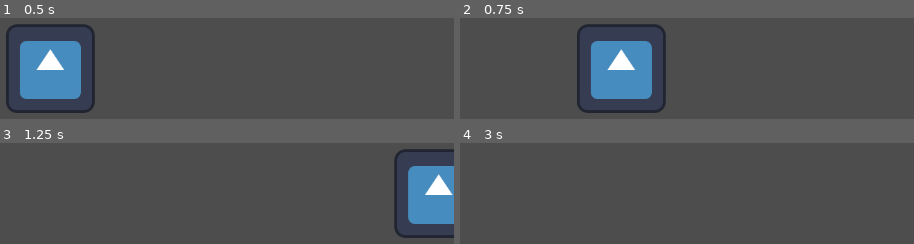
Above: before the commit, frames 1-4 (two rows, left to right).
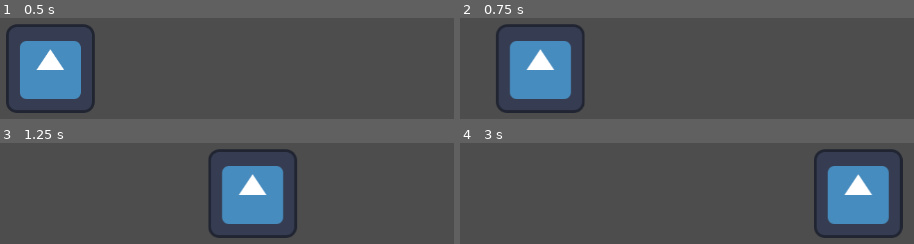
Above: after the commit, the same moments.

Repository: s6industries/project-x
Game: Godot game, scene res://world.tscn
Same seed, same stepped clock (60 frames per second), same inputs: the game is played once before the commit and once after it. The engine's default icon, where the game draws it, is replaced by a stand-in: a white triangle on a blue panel in a dark square.
Inputs:
- Up to frame 1 (0.5 s): no input
- Up to frame 2 (0.75 s): tap Enter (ui_accept) at 0.5, 0.6 s; hold Right (ui_right) from 0.53 s (still down)
- Up to frame 3 (1.25 s): keep holding Right (ui_right); tap Enter (ui_accept) at 0.77, 1.07 s
- Up to frame 4 (3 s): tap Enter (ui_accept) at 1.35, 1.52, 1.82, 2.1, 2.85 s; release Right (ui_right) at 2.03 s; hold Left (ui_left) 2.03-2.78 s; hold Right (ui_right) from 2.78 s (still down)

Frame 1 is identical in both runs. In frame 2, 19% of the frame differs, in the area x 7-46%, y 5-95%; in frame 3, 17%; in frame 4, 10%.

Commit message:
Adjust player movement feel.

Diff:
--- a/project-x2/player.gd
+++ b/project-x2/player.gd
@@ -1,37 +1,8 @@
 extends CharacterBody2D
 
-
-const SPEED = 300.0
-const JUMP_VELOCITY = -400.0
-
-## Get the gravity from the project settings to be synced with RigidBody nodes.
-#var gravity = ProjectSettings.get_setting("physics/2d/default_gravity")
-#
-#
-#func _physics_process(delta):
-#	# Add the gravity.
-#	if not is_on_floor():
-#		velocity.y += gravity * delta
-#
-#	# Handle Jump.
-#	if Input.is_action_just_pressed("ui_accept") and is_on_floor():
-#		velocity.y = JUMP_VELOCITY
-#
-#	# Get the input direction and handle the movement/deceleration.
-#	# As good practice, you should replace UI actions with custom gameplay actions.
-#	var direction = Input.get_axis("ui_left", "ui_right")
-#	if direction:
-#		velocity.x = direction * SPEED
-#	else:
-#		velocity.x = move_toward(velocity.x, 0, SPEED)
-#	move_and_slide()
-
-
-# Player
-
-const ACCELERATION = 500
-const MAX_SPEED = 800
-const FRICTION = 200
+const ACCELERATION = 2000
+const MAX_SPEED = 500
+const FRICTION = 2000
 
 enum { MOVE, ROLL, ATTACK }
 
@@ -57,7 +28,8 @@
 	var input_vector = Vector2.ZERO
 	input_vector.x = Input.get_action_strength(("ui_right")) - Input.get_action_strength(("ui_left"))
 	input_vector.y = Input.get_action_strength(("ui_down")) - Input.get_action_strength(("ui_up"))
-	velocity = input_vector.normalized() * MAX_SPEED
+	input_vector = input_vector.normalized()
+
 	print("INPUT:", input_vector)
 
 	if input_vector != Vector2.ZERO:
